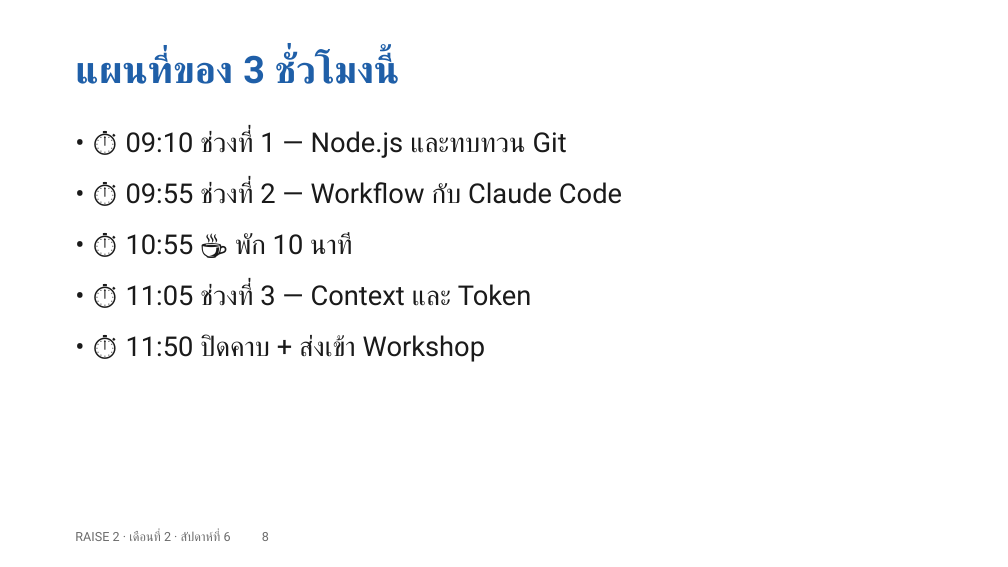
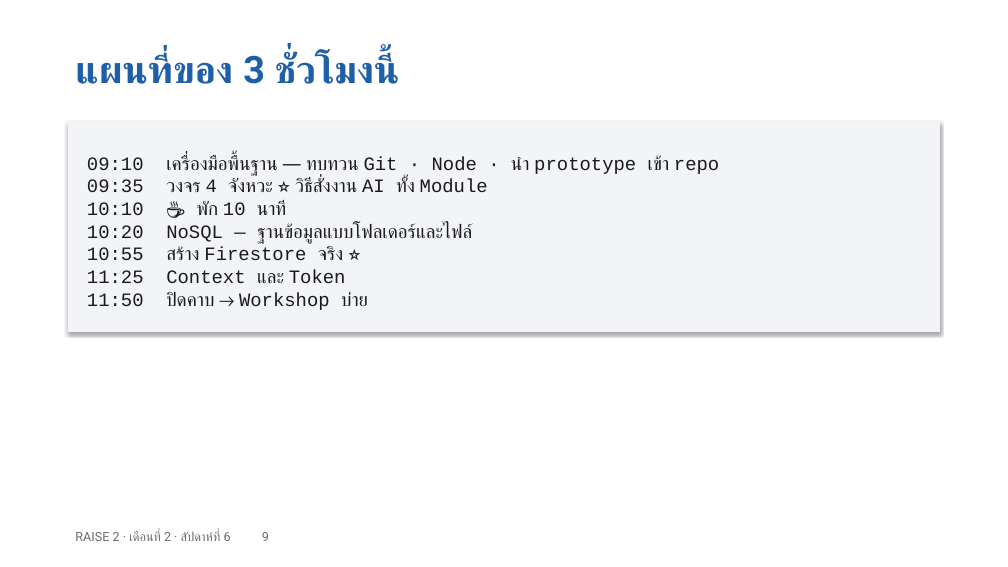
Before and after one commit to cnacha-mfu/raise2-module2, a slide deck: slide 9 of materials/week6/w6-slides.pptx (slide 8 before the commit). Drawn at 1008x567 pixels with LibreOffice and Linux fonts; fonts in the diff are those of the drawing. Boxes give left, top, right and bottom in pixels: in the first picture for what was removed or moved away, otherwise in the second. Text is boxed around its words. In the diff, an @@ line names an element or a change of style, - is before the commit and + after.

```diff
--- a/materials/week6/w6-slides.pptx
+++ b/materials/week6/w6-slides.pptx
@@ rectangle added at [68, 122, 940, 332], fill #F2F4F7, 18 pt, text #1A1A1A @@
+09:10 เครื่องมือพื้นฐาน — ทบทวน Git · Node · นำ prototype เข้า repo
+09:35 วงจร 4 จังหวะ ⭐ วิธีสั่งงาน AI ทั้ง Module
+10:10 ☕ พัก 10 นาที
+10:20 NoSQL — ฐานข้อมูลแบบโฟลเดอร์และไฟล์
+10:55 สร้าง Firestore จริง ⭐
+11:25 Context และ Token
+11:50 ปิดคาบ → Workshop บ่าย
@@ text removed at [126, 131, 567, 158] @@
-• ⏱ 09:10 ช่วงที่ 1 — Node.js และทบทวน Git
@@ text removed at [126, 182, 622, 204] @@
-• ⏱ 09:55 ช่วงที่ 2 — Workflow กับ Claude Code
@@ text removed at [126, 233, 352, 255] @@
-• ⏱ 10:55 ☕ พัก 10 นาที
@@ text removed at [126, 284, 532, 306] @@
-• ⏱ 11:05 ช่วงที่ 3 — Context และ Token
@@ text removed at [126, 335, 485, 362] @@
-• ⏱ 11:50 ปิดคาบ + ส่งเข้า Workshop
```
Also in this commit, not shown: 39 other slides changed, 36 slides added, 33 slides removed, 24 other files.
